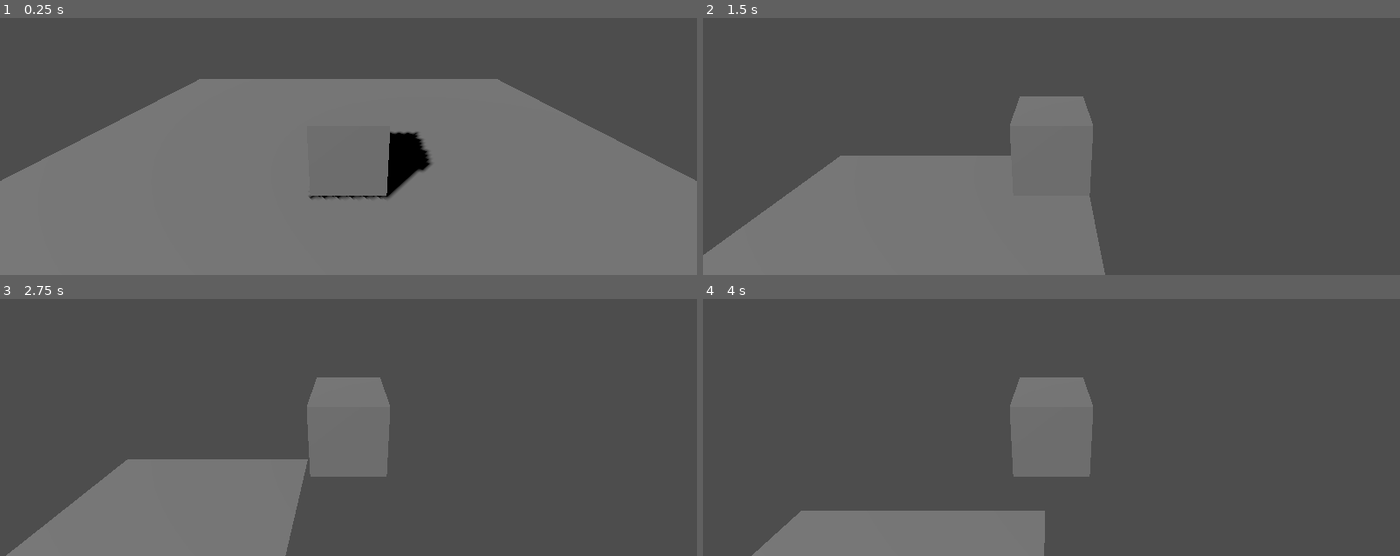
Above: before the commit, frames 1-4 (two rows, left to right).
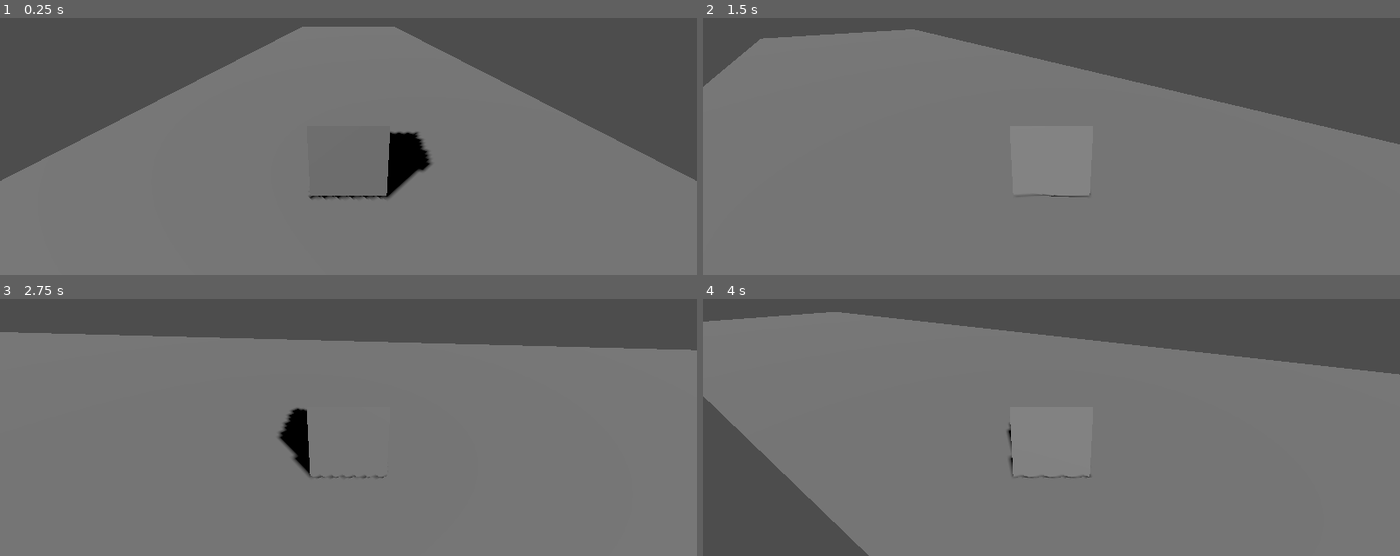
Above: after the commit, the same moments.

Repository: cg2713/BubbleRush
Game: Godot game, scene res://AlexDevScene.tscn
Same seed, same stepped clock (60 frames per second), same inputs: the game is played once before the commit and once after it. The project has no main scene, so this scene is started directly.
Inputs:
- Up to frame 1 (0.25 s): no input
- Up to frame 2 (1.5 s): tap Enter (ui_accept) at 0.5, 0.6, 0.77, 1.07, 1.35 s; hold Right (ui_right) 0.53-1.28 s; hold Down (ui_down) from 1.28 s (still down)
- Up to frame 3 (2.75 s): tap Enter (ui_accept) at 1.52, 1.82, 2.1 s; release Down (ui_down) at 2.03 s; hold Right (ui_right) from 2.03 s (still down)
- Up to frame 4 (4 s): release Right (ui_right) at 2.78 s; hold Up (ui_up) 2.78-3.53 s; tap Enter (ui_accept) at 2.85, 3.02, 3.32, 3.6, 3.77 s; hold Left (ui_left) from 3.53 s (still down)

The runs differ from the first frame. In frame 1, 5.7% of the frame differs, in the area x 28-72%, y 3-24%; in frame 2, 54%; in frame 3, 67%; in frame 4, 70%, in the area x 0-100%, y 5-100%.

Commit message:
Car Motion
Car can turn and accelerate

Diff:
--- a/bubblerush/AlexDevScene.tscn
+++ b/bubblerush/AlexDevScene.tscn
@@ -3,10 +3,10 @@
 [ext_resource type="PackedScene" uid="uid://c4qssepqrjmmk" path="res://car.tscn" id="1_k8rrd"]
 
 [sub_resource type="BoxShape3D" id="BoxShape3D_8extg"]
-size = Vector3(10, 0.02, 10)
+size = Vector3(10, 0.02, 50)
 
 [sub_resource type="PlaneMesh" id="PlaneMesh_p2g0v"]
-size = Vector2(10, 10)
+size = Vector2(10, 50)
 
 [node name="Test" type="Node3D"]
 
--- a/bubblerush/car.gd
+++ b/bubblerush/car.gd
@@ -2,7 +2,6 @@
 
 
 const SPEED = 5.0
-const JUMP_VELOCITY = 4.5
 
 
 func _physics_process(delta: float) -> void:
@@ -10,19 +9,13 @@
 	if not is_on_floor():
 		velocity += get_gravity() * delta
 
-	# Handle jump.
-	if Input.is_action_just_pressed("ui_accept") and is_on_floor():
-		velocity.y = JUMP_VELOCITY
 
 	# Get the input direction and handle the movement/deceleration.
 	# As good practice, you should replace UI actions with custom gameplay actions.
 	var input_dir := Input.get_vector("ui_left", "ui_right", "ui_up", "ui_down")
-	var direction := (transform.basis * Vector3(input_dir.x, 0, input_dir.y)).normalized()
-	if direction:
-		velocity.x = direction.x * SPEED
-		velocity.z = direction.z * SPEED
-	else:
-		velocity.x = move_toward(velocity.x, 0, SPEED)
-		velocity.z = move_toward(velocity.z, 0, SPEED)
-
+	#print(input_dir.y)
+	rotate_y(-input_dir.x * delta)
+	velocity += transform.basis.z * input_dir.y * SPEED * delta
+	velocity.z *= 1 - delta
+	print(velocity.z)
 	move_and_slide()
